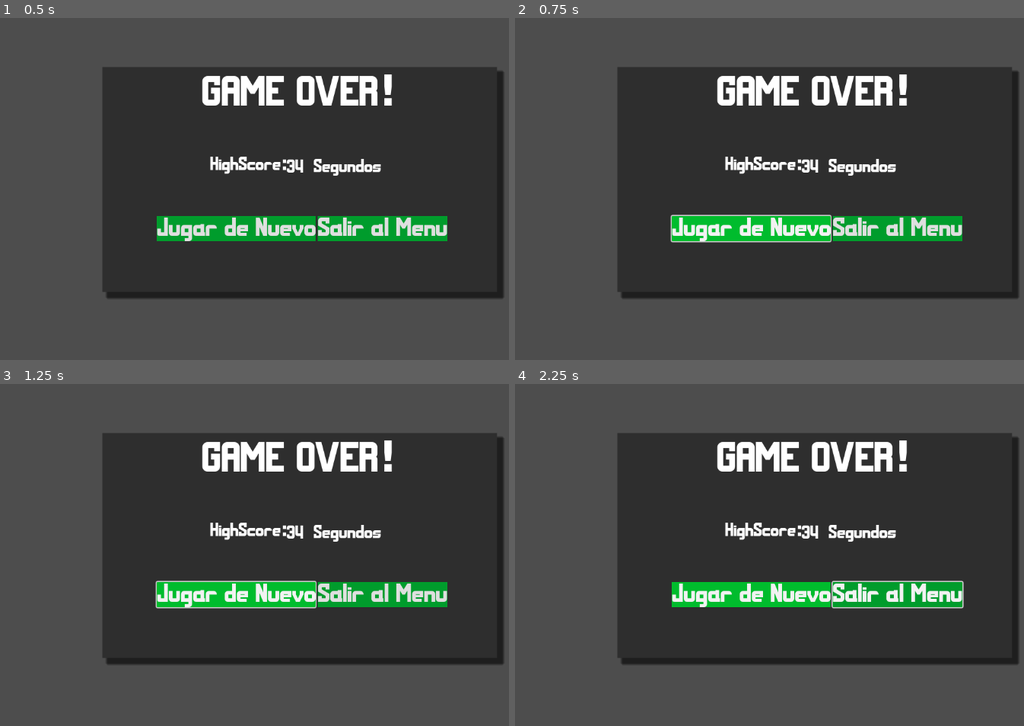
Above: before the commit, frames 1-4 (two rows, left to right).
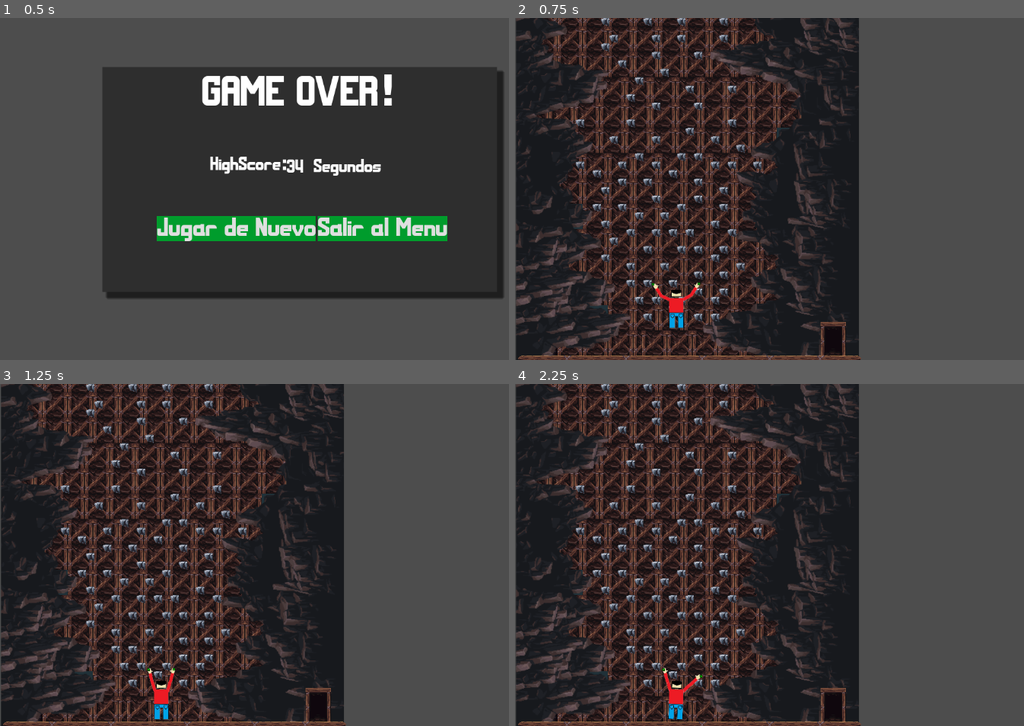
Above: after the commit, the same moments.

Repository: Detmermedina/climbingPepe
Game: Godot game, scene res://paneles/panel_gameover/game_over_menu.tscn
Two runs of this game, one before a commit and one after it. Both use one fixed random seed, a clock stepped at 60 frames per second and the inputs below. This scene is started directly instead of the project's main scene. The engine's default icon, where the game draws it, is replaced by a stand-in: a white triangle on a blue panel in a dark square.
Inputs (mouse positions are in pixels of both pictures, inside the frame that each line leads up to):
- Up to frame 1 (0.5 s): no input
- Up to frame 2 (0.75 s): click "Jugar de Nuevo" at 0.5 s
- Up to frame 3 (1.25 s): no input
- Up to frame 4 (2.25 s): click (749, 596) at 1.25 s, where only the run before the commit has a clickable "Jugar de Nuevo"; tap Enter at 2 s; hold Right (move_right_der) from 2.03 s (still down); hold / (agarrar_der) from 2.03 s (still down)

Frame 1 is identical in both runs. In frame 2, 70% of the frame differs, in the area x 0-99%, y 0-100%; in frame 3, 69%; in frame 4, 69%.

Commit message:
Funcionalidad botones paneles

Diff:
--- a/paneles/panel_gameover/game_over_menu.gd
+++ b/paneles/panel_gameover/game_over_menu.gd
@@ -9,10 +9,9 @@
 
 
 
-
-func _on_pressed() -> void:
-	get_tree().change_scene_to_file("res://paneles/panel_menuprincipal/menu_principal.tscn")
+func _on_pressed_jugar() -> void:
+	get_tree().change_scene_to_file("res://mapa/nivel1/nivel1.tscn") # Replace with function body.
 
 
-func _on_boton_salir_escritorio_pressed() -> void:
-	pass # Replace with function body.
+func _on_boton_salir_menu_pressed() -> void:
+	get_tree().change_scene_to_file("res://paneles/panel_menuprincipal/menu_principal.tscn")# Replace with function body.
--- a/paneles/panel_gameover/game_over_menu.tscn
+++ b/paneles/panel_gameover/game_over_menu.tscn
@@ -8,6 +8,9 @@
 shadow_size = 5
 shadow_offset = Vector2(10, 10)
 
+[sub_resource type="StyleBoxFlat" id="StyleBoxFlat_7s7hr"]
+bg_color = Color(0, 0, 0, 0)
+
 [sub_resource type="StyleBoxFlat" id="StyleBoxFlat_nglrl"]
 bg_color = Color(0, 0.737255, 0.176471, 1)
 
@@ -16,9 +19,6 @@
 
 [sub_resource type="StyleBoxFlat" id="StyleBoxFlat_wc15g"]
 bg_color = Color(0, 0.611765, 0.172549, 1)
-
-[sub_resource type="StyleBoxFlat" id="StyleBoxFlat_7s7hr"]
-bg_color = Color(0, 0, 0, 0)
 
 [node name="PanelDerrota" type="CanvasLayer"]
 
@@ -29,7 +29,28 @@
 offset_bottom = 519.0
 theme_override_styles/panel = SubResource("StyleBoxFlat_6wats")
 
+[node name="ResultTable" type="Label" parent="GameOverPanel"]
+layout_mode = 1
+anchors_preset = 8
+anchor_left = 0.5
+anchor_top = 0.5
+anchor_right = 0.5
+anchor_bottom = 0.5
+offset_left = -181.0
+offset_top = -222.0
+offset_right = 180.0
+offset_bottom = -114.0
+grow_horizontal = 2
+grow_vertical = 2
+theme_override_fonts/font = ExtResource("2_a6r0j")
+theme_override_font_sizes/font_size = 80
+theme_override_styles/normal = SubResource("StyleBoxFlat_7s7hr")
+text = "GAME OVER!"
+horizontal_alignment = 1
+vertical_alignment = 1
+
 [node name="Valor" type="Label" parent="GameOverPanel"]
+layout_mode = 0
 offset_left = 349.0
 offset_top = 173.0
 offset_right = 399.0
@@ -39,6 +60,7 @@
 text = "34"
 
 [node name="HighScore" type="Label" parent="GameOverPanel"]
+layout_mode = 0
 offset_left = 204.0
 offset_top = 162.0
 offset_right = 347.0
@@ -58,7 +80,7 @@
 grow_vertical = 0
 alignment = 1
 
-[node name="BotonSalirEscritorio" type="Button" parent="GameOverPanel/HBoxContainer"]
+[node name="BotonJugar" type="Button" parent="GameOverPanel/HBoxContainer"]
 layout_mode = 2
 theme_override_fonts/font = ExtResource("2_a6r0j")
 theme_override_font_sizes/font_size = 50
@@ -66,6 +88,7 @@
 theme_override_styles/pressed = SubResource("StyleBoxFlat_6hf5g")
 theme_override_styles/normal = SubResource("StyleBoxFlat_wc15g")
 text = "Jugar de Nuevo"
+script = ExtResource("1_k5p3i")
 
 [node name="BotonSalirMenu" type="Button" parent="GameOverPanel/HBoxContainer"]
 layout_mode = 2
@@ -79,6 +102,7 @@
 script = ExtResource("1_k5p3i")
 
 [node name="s" type="Label" parent="GameOverPanel"]
+layout_mode = 0
 offset_left = 400.0
 offset_top = 172.0
 offset_right = 528.0
@@ -87,24 +111,6 @@
 theme_override_font_sizes/font_size = 35
 text = "Segundos"
 
-[node name="ResultTable" type="Label" parent="."]
-anchors_preset = 8
-anchor_left = 0.5
-anchor_top = 0.5
-anchor_right = 0.5
-anchor_bottom = 0.5
-offset_left = -164.0
-offset_top = -240.0
-offset_right = 147.0
-offset_bottom = -132.0
-grow_horizontal = 2
-grow_vertical = 2
-theme_override_fonts/font = ExtResource("2_a6r0j")
-theme_override_font_sizes/font_size = 80
-theme_override_styles/normal = SubResource("StyleBoxFlat_7s7hr")
-text = "GAME OVER!"
-horizontal_alignment = 1
-vertical_alignment = 1
-
-[connection signal="pressed" from="GameOverPanel/HBoxContainer/BotonSalirEscritorio" to="GameOverPanel/HBoxContainer/BotonSalirMenu" method="_on_boton_salir_escritorio_pressed"]
+[connection signal="pressed" from="GameOverPanel/HBoxContainer/BotonJugar" to="GameOverPanel/HBoxContainer/BotonJugar" method="_on_pressed_jugar"]
+[connection signal="pressed" from="GameOverPanel/HBoxContainer/BotonSalirMenu" to="GameOverPanel/HBoxContainer/BotonJugar" method="_on_boton_salir_menu_pressed"]
 [connection signal="pressed" from="GameOverPanel/HBoxContainer/BotonSalirMenu" to="GameOverPanel/HBoxContainer/BotonSalirMenu" method="_on_pressed"]
--- a/paneles/panel_victoria/panel_victoria.gd
+++ b/paneles/panel_victoria/panel_victoria.gd
@@ -4,15 +4,12 @@
 func _ready() -> void:
 	pass # Replace with function body.
 
-
 # Called every frame. 'delta' is the elapsed time since the previous frame.
 func _process(delta: float) -> void:
 	pass
 
+func _on_boton_jugar_de_nuevo_pressed() -> void:
+	get_tree().change_scene_to_file("res://mapa/nivel1/nivel1.tscn") # Replace with function body.
 
-func _on_pressed() -> void:
-	get_tree().change_scene_to_file("res://paneles/panel_menuprincipal/menu_principal.tscn")
-
-
-func _on_boton_jugar_de_nuevo_pressed() -> void:
-	pass # Replace with function body.
+func _on_pressed_menu() -> void:
+	get_tree().change_scene_to_file("res://paneles/panel_menuprincipal/menu_principal.tscn") # Replace with function body.
--- a/paneles/panel_victoria/panel_victoria.tscn
+++ b/paneles/panel_victoria/panel_victoria.tscn
@@ -8,6 +8,9 @@
 shadow_size = 5
 shadow_offset = Vector2(10, 10)
 
+[sub_resource type="StyleBoxFlat" id="StyleBoxFlat_s108q"]
+bg_color = Color(0, 0, 0, 0)
+
 [sub_resource type="StyleBoxFlat" id="StyleBoxFlat_5216w"]
 bg_color = Color(0, 0.737255, 0.176471, 1)
 
@@ -17,9 +20,6 @@
 [sub_resource type="StyleBoxFlat" id="StyleBoxFlat_gpca8"]
 bg_color = Color(0, 0.611765, 0.172549, 1)
 
-[sub_resource type="StyleBoxFlat" id="StyleBoxFlat_s108q"]
-bg_color = Color(0, 0, 0, 0)
-
 [node name="PanelVictoria" type="CanvasLayer"]
 
 [node name="GameOverPanel" type="Panel" parent="."]
@@ -28,6 +28,26 @@
 offset_right = 944.0
 offset_bottom = 511.0
 theme_override_styles/panel = SubResource("StyleBoxFlat_6wats")
+
+[node name="Victoria" type="Label" parent="GameOverPanel"]
+layout_mode = 1
+anchors_preset = 8
+anchor_left = 0.5
+anchor_top = 0.5
+anchor_right = 0.5
+anchor_bottom = 0.5
+offset_left = -158.0
+offset_top = -214.0
+offset_right = 153.0
+offset_bottom = -106.0
+grow_horizontal = 2
+grow_vertical = 2
+theme_override_fonts/font = ExtResource("1_gvbuy")
+theme_override_font_sizes/font_size = 80
+theme_override_styles/normal = SubResource("StyleBoxFlat_s108q")
+text = "¡VICTORIA!"
+horizontal_alignment = 1
+vertical_alignment = 1
 
 [node name="HBoxContainer" type="HBoxContainer" parent="GameOverPanel"]
 layout_mode = 1
@@ -59,25 +79,6 @@
 text = "Salir al Menú"
 script = ExtResource("2_1bgh3")
 
-[node name="Victoria" type="Label" parent="."]
-anchors_preset = 8
-anchor_left = 0.5
-anchor_top = 0.5
-anchor_right = 0.5
-anchor_bottom = 0.5
-offset_left = -164.0
-offset_top = -240.0
-offset_right = 147.0
-offset_bottom = -132.0
-grow_horizontal = 2
-grow_vertical = 2
-theme_override_fonts/font = ExtResource("1_gvbuy")
-theme_override_font_sizes/font_size = 80
-theme_override_styles/normal = SubResource("StyleBoxFlat_s108q")
-text = "¡VICTORIA!"
-horizontal_alignment = 1
-vertical_alignment = 1
-
 [node name="Segundos" type="Label" parent="."]
 offset_left = 285.0
 offset_top = 228.0
@@ -106,6 +107,7 @@
 text = "34"
 
 [node name="Valor" type="Label" parent="Valor"]
+layout_mode = 0
 offset_left = -217.0
 offset_top = 63.0
 offset_right = -167.0
@@ -124,6 +126,7 @@
 text = "Segundos"
 
 [node name="s" type="Label" parent="s"]
+layout_mode = 0
 offset_left = -223.0
 offset_top = 62.0
 offset_right = -95.0
@@ -134,3 +137,4 @@
 
 [connection signal="pressed" from="GameOverPanel/HBoxContainer/BotonJugarDeNuevo" to="GameOverPanel/HBoxContainer/BotonSalirMenu" method="_on_boton_jugar_de_nuevo_pressed"]
 [connection signal="pressed" from="GameOverPanel/HBoxContainer/BotonSalirMenu" to="GameOverPanel/HBoxContainer/BotonSalirMenu" method="_on_pressed"]
+[connection signal="pressed" from="GameOverPanel/HBoxContainer/BotonSalirMenu" to="GameOverPanel/HBoxContainer/BotonSalirMenu" method="_on_pressed_menu"]
